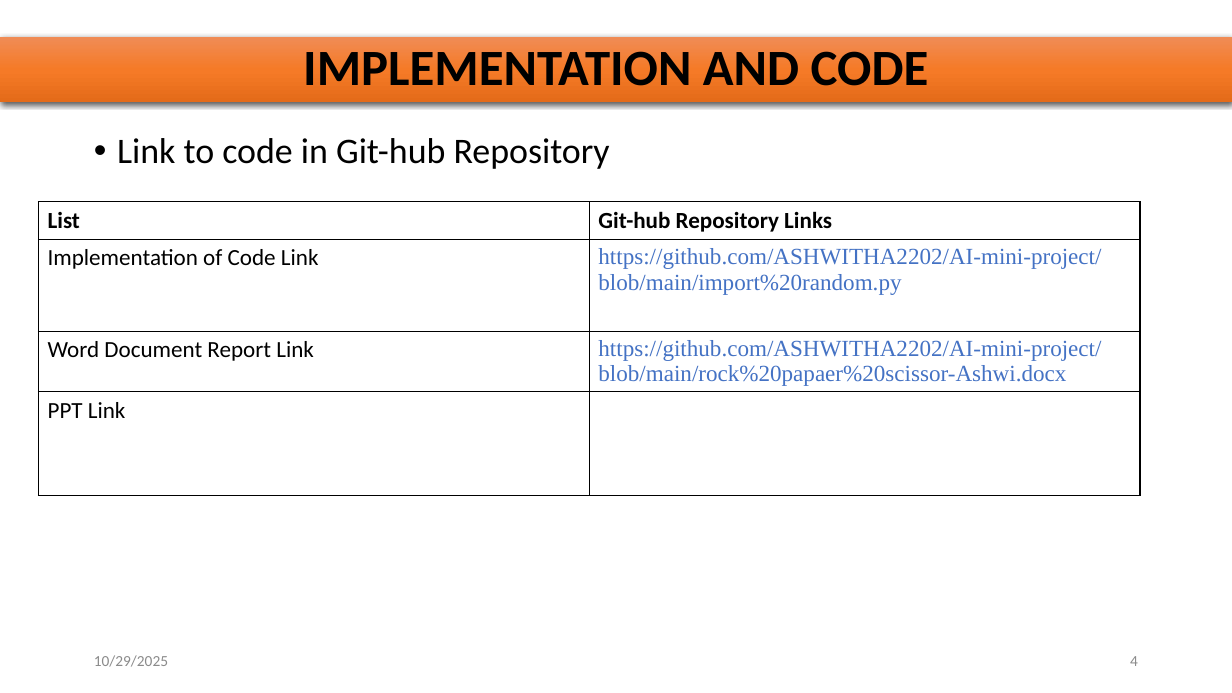
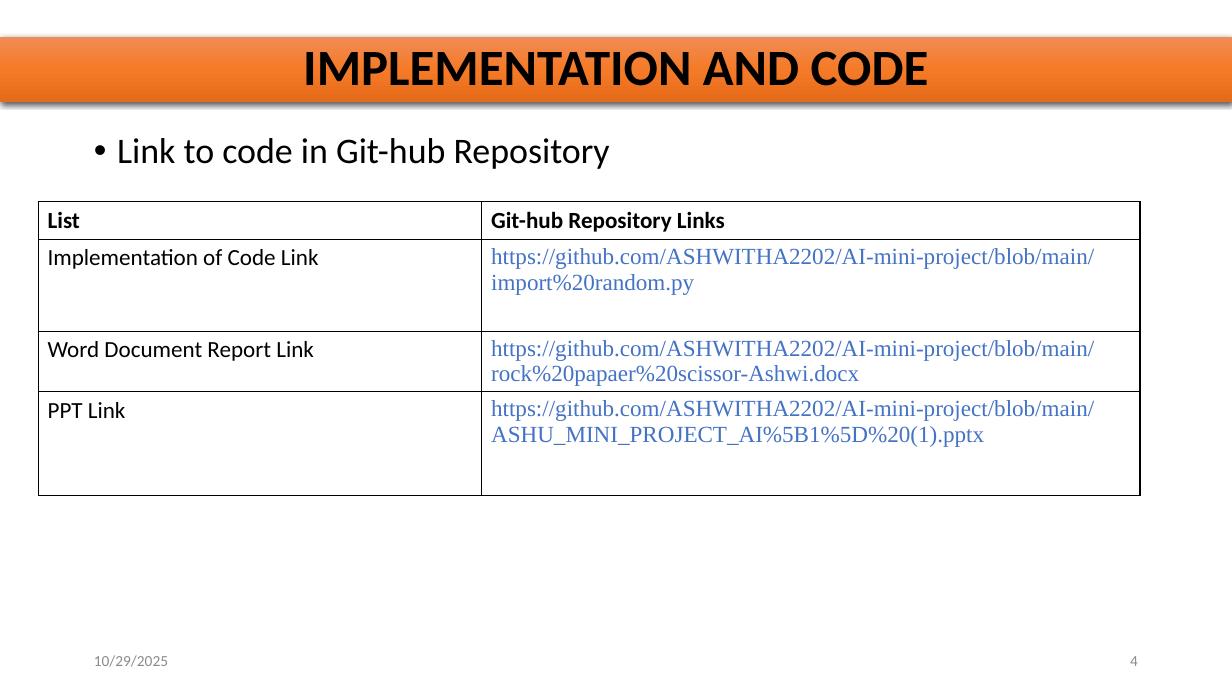
Before and after one commit to ASHWITHA2202/AI-mini-project, a slide deck: slide 4 of ASHU_MINI_PROJECT_AI[1] (1).pptx. Drawn at 1232x693 pixels with LibreOffice and Linux fonts; fonts in the diff are those of the drawing. Boxes give left, top, right and bottom in pixels: in the first picture for what was removed or moved away, otherwise in the second. Text is boxed around its words. In the diff, an @@ line names an element or a change of style, - is before the commit and + after.

```diff
--- a/ASHU_MINI_PROJECT_AI[1] (1).pptx
+++ b/ASHU_MINI_PROJECT_AI[1] (1).pptx
@@ table at <box>39,201,1141,499</box> @@
-row 4, column 2: 
+row 4, column 2: https://github.com/ASHWITHA2202/AI-mini-project/blob/main/ASHU_MINI_PROJECT_AI%5B1%5D%20(1).pptx
```
